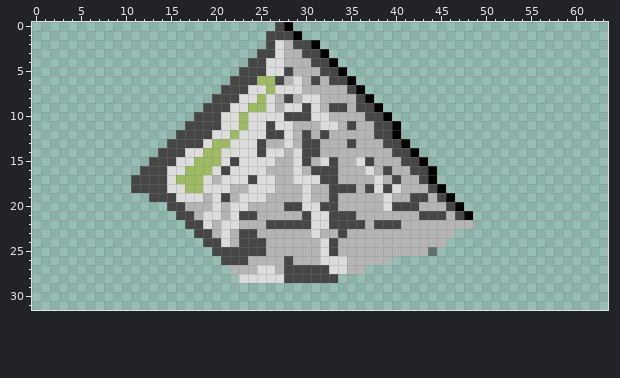
Edited in one commit: pixel-art sprite (sprites/mountain.png). Above is the file before it was changed.
The file is 64x32 pixels. Pixels under 10% opacity are left out.
And afterwards:
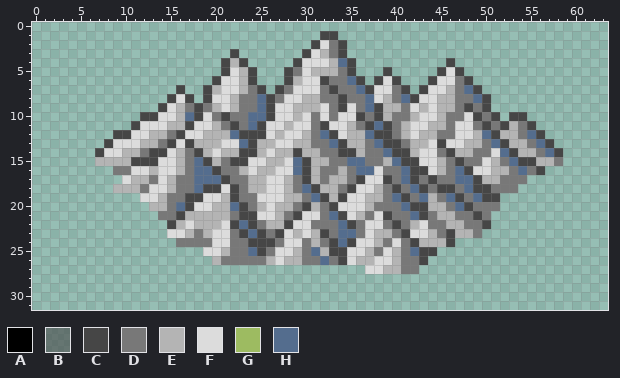
Palette (. is transparent): A #000000  B #46464698  C #464646  D #787878  E #b4b4b4  F #dcdcdc  G #9dbb61  H #546d8e
The exact change:
@@ x 0..63 @@
- 0 ...........................CA...................................
- 1 ..........................CCCA..................................
- 2 ..........................CFECCA................................
- 3 .........................CCFEECCA...............................
- 4 ........................CCFFEEECCA..............................
- 5 .......................CCCFFCEEECCA.............................
- 6 ......................CCCGGCEFECECCA............................
- 7 .....................CCCFFGFFFEEEEECA...........................
- 8 ....................CCCFFGFECEFFEEEECA..........................
- 9 ...................CCCFFGGFEFFCFECCECCA.........................
-10 ..................CCCFFGFFFFCCCFFEEEECCA........................
-11 .................CCCCFFGFFCFFEEEFFECEECCA.......................
-12 ................CCCCFFGFFFCCFECECEEEEECCA.......................
-13 ...............CCCCFGGFFFCEEFECCEEECEEECCA......................
-14 ..............CCCFFGGFFFFCFFEFCCEEEEEEEECCA.....................
-15 .............CCCFFGGGFCFFFFEEFCEFCEEFCEEECCA....................
-16 ............CCCFFGGGFCFFFFEEEFECCCEEEFECEECCA...................
-17 ...........CCCCFGGGFEFFFCFFEEFFFCCEEEEFECEECA...................
-18 ...........CCCCFFGGFFFEEFFFEEEFEECCCECFCFEEECA..................
-19 .............CCCFFFEFCEFFFEEEEFEECEEEEEFEECCECA.................
-20 ...............CCEEEFEFFEEEECCFFCCEEEEEFCCCEEECA................
-21 ................CCEFFEFCCEEEEECFFCCCEEEEEEECCCECA...............
-22 .................CCFEFFEEECCCCCFFCCCCECCCEEEEEEEE...............
-23 ..................CCEFECCEEEEEEFEECEEEEEEEEEEEE.................
-24 ...................CCFECCCEEEEEEFCEEEEEEEEEEEE..................
-25 ....................CCCCCCEEEEEEFCEEEEEEEEEEB...................
-26 .....................CCCEEEECEEEFFFEEEEE........................
-27 ......................EEEFFECCCCCFFEE...........................
-28 .......................FFFFFCCCCCC..............................
+ 0 ................................................................
+ 1 ................................CC..............................
+ 2 ...............................CFDC.............................
+ 3 ......................C.......CFEDC.............................
+ 4 .....................CEC.....CFFFEHC..........C.................
+ 5 .....................CFEC...CDFEEEDC...C.....CFC................
+ 6 ....................CFFEC...CEFFCDDHC.CFC...CFFDC...............
+ 7 ................C..CEFFEDC.CDFFFDCDDHCFFDC.CFFEDHC..............
+ 8 ...............CFC.CFFEDDHCDFFEEDDCDDHFEDHCFFEEDDHC.............
+ 9 ..............CFEDCDEFEDDHCFFEEEFDCFDHCEEDFEFEEDCDC.............
+10 ............CCFFEHCFDCDDHHCFFEFDFDFFCDCEDDEFFEDDFCDC.CC.........
+11 ...........CFFFEECFFEDCDHCFFEFFDCFFEDCHCDEFFEEDFFDCDCEDC........
+12 .........CCFFEEDCFFEEEHCCCFEFFEDHCFEEHCCDEFEEDDFFEHCEEDHC.......
+13 ........CFFFEEDCFCEEEFFHCEEFFEEDDHCEEDHCCDEEFCFFEEDHCEEDHC......
+14 .......CFFEEDCCFEDCEFEECCEFEECEEDDCCEDDHCCEFFDCEEDDFHCEEDHC.....
+15 .......EEEECCCFFEDHCEDCCFFEEFHCEEDDHHDDEHCCFFEDCDDFEDHCCEED.....
+16 .........DDFFEFFEDHHCDDEFEEFFHCEDDEDHHFDDHCCFEDHCFFEEDHDC.......
+17 ..........FEEDFEDDHHHCDDEEFFEDCEDEEDCFFCDHCDCDDHHCEEDDD.........
+18 .........EEEDFFEDDHCCFCDEEFFEDHCEEDCFFEDCDHCDCCDHCCDDD..........
+19 ............FFEDDCCFFECDDFFFEEDHCECFFEEDHCDHEDHCDHCC............
+20 .............EEDHCFFEEHCDEFEEDCEDCFFFEDDDHCCEEDHCDDD............
+21 ..............DDCEEEEEDCCFFEDCFFDHCFEDFCDDHCDEEDDCD.............
+22 ...............CEFEEEFCHCDEECFFDDDHCDFFDCDEFDDEEDDC.............
+23 ...............FFEDEFFDCHCDCFEFECDHHDFEEDCFFEDCEED..............
+24 ................DDDDFFDDCCCDFFDEDCHCFFEDFDCEEEC.................
+25 ...................FFEDDHCDFFEDHECCFFEDFEDHCC...................
+26 ....................EDDDDDEFEEDDHDCFEEFFEDDC....................
+27 .....................................FFEEDD.....................
+28 ................................................................
 29 ................................................................
